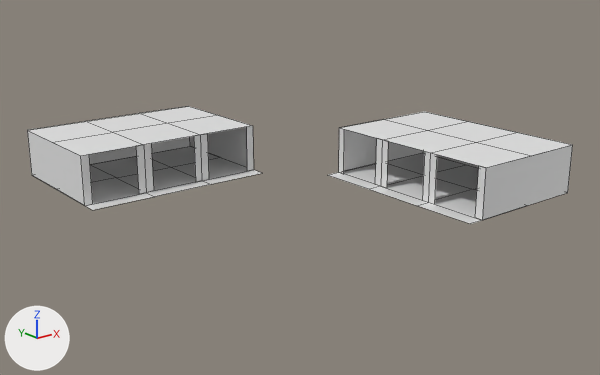
The Blender file assets/units/pd2_mod_hgs/architecture/basement_2.blend: old version first, new version second.
Both versions are drawn from a 50 mm camera at (-24.9, -39.5, 15.4) aimed at (6.1, -0.8, -0.1). Every picture has the same lights, and +X, +Y and +Z are marked at lower left. Mesh edges are drawn as thin lines. Materials are left out; every surface is plain grey.

In view in the first picture: 'g_basement_2'.
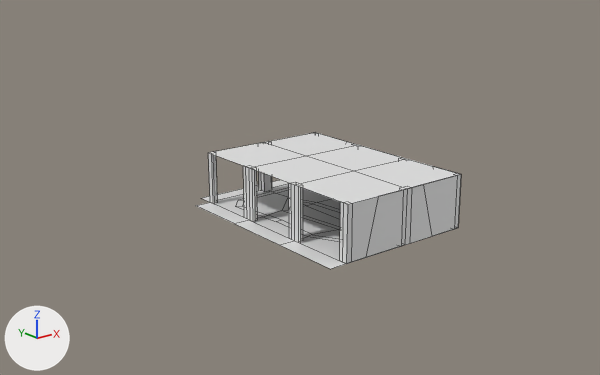
Boxes (x1, y1, x2, y2) around the edits, measured in the pictures (600 x 375 px; the box of a moved part takes in the faces that stretch with it):
'g_basement_2', reshaped (51% narrower, 16% taller)
    before: (27, 106, 573, 224)
    after: (196, 132, 461, 269)
part 1 of me_plane_003, moved or reshaped
    before: (341, 112, 572, 168)
    after: (210, 132, 460, 204)
part 2 of me_plane_003, moved or reshaped
    before: (194, 134, 209, 182)
    after: (258, 171, 261, 191)
part 3 of me_plane_003, moved or reshaped
    before: (375, 138, 388, 188)
    after: (243, 166, 255, 222)
part 4 of me_plane_003, moved or reshaped
    before: (422, 151, 437, 204)
    after: (288, 183, 301, 243)
part 5 of me_plane_003, deleted
    before: (27, 106, 573, 224)
part 6 of me_plane_003, added
    after: (196, 153, 461, 269)

What the commit changed:
me_plane_003 is used by ob_g_basement_2; parent ob_rp_basement_2; location (0.0, 0.0, 0.0).
me_plane_003 had 104 vertices, 48 faces and spanned x -6.0..18.0, y -12.0..12.0, z 0.0..3.0.
me_plane_003 now has 199 vertices, 94 faces and spans x -1.0..8.0, y -12.0..1.0, z 0.0..3.0.
me_plane_003 part 1: the loose piece of 12 vertices spanning x 10.0..18.0, y -12.0..0.0, z 3.0 is moved by (-10.0, 0.0, 0.0).
me_plane_003 part 2: the loose piece of 6 vertices spanning x 1.5..2.5, y 4.0, z 0.0..3.0 is moved by (2.0, -4.0, 0.0).
me_plane_003 part 3: the loose piece of 6 vertices spanning x 10.0, y -4.5..-3.5, z 0.0..3.0 is moved by (-10.0, 0.0, 0.0).
me_plane_003 part 4: the loose piece of 6 vertices spanning x 10.0, y -8.5..-7.5, z 0.0..3.0 is moved by (-10.0, 0.0, 0.0).
me_plane_003 part 5: 6 loose pieces with 74 vertices, spanning x -6.0..18.0, y -12.0..12.0, z 0.0..3.0, are deleted.
Part 6, on me_plane_003:
117 vertices are added at x -1.0..8.0, y -12.0..1.0, z 0.0..3.0.
52 new vertices lie (0.0, 0.0, 3.0) away from vertices in x 0.0..8.0, y -12.0..0.0, z 0.0.
82 new faces join them.
